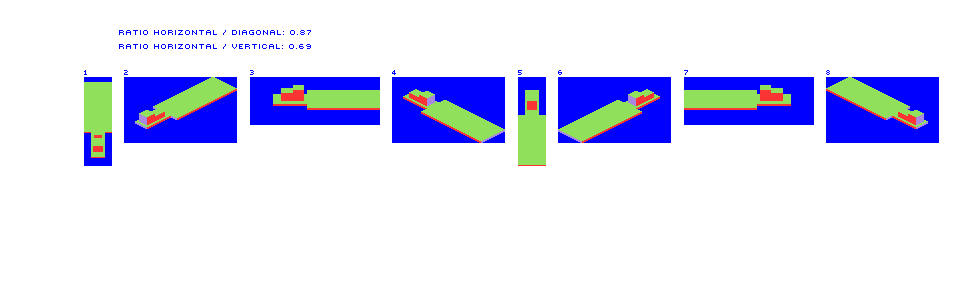
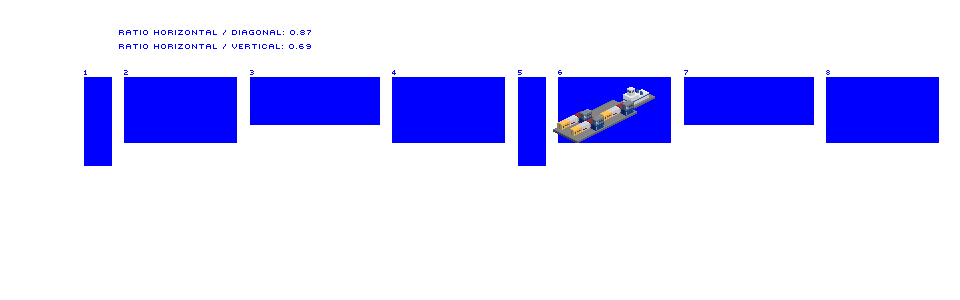
Two versions of the same layered image (w=960, h=300). Layer-by-layer changes:
hid "new block" over left=84, top=77, right=928, bottom=166
showed group "Barge" (2 layers) over left=565, top=115, right=607, bottom=143
showed group "Barge copy" (2 layers) over left=595, top=100, right=637, bottom=128
showed group "Barge copy 3" (2 layers) over left=553, top=109, right=595, bottom=137
showed group "Barge copy 2" (2 layers) over left=583, top=94, right=625, bottom=122
showed "tow boat" over left=619, top=87, right=655, bottom=110
